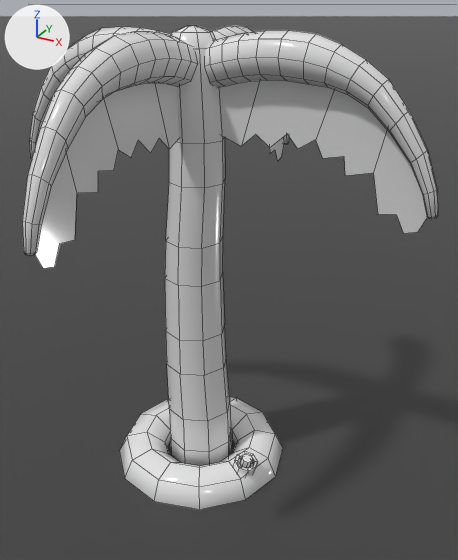
The Blender file Sources/Blend/SlapBros_Beach_Palm.blend: old version first, new version second.
Before and after are seen from a 50 mm camera at (5.18, -8.33, 7.81) aimed at (0.49, 0.19, 3.55). Lighting does not change. The marker at upper left points along +X, +Y and +Z. The picture after the commit comes second. Mesh edges are drawn as thin lines.

Names of what the first picture shows: 'Beach_Palm', 'Floor'.
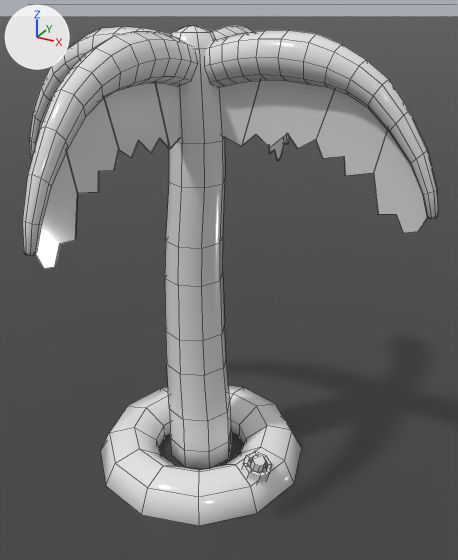
Pixel boxes (x1, y1, x2, y2) of what changed, in the pictures (458 x 560 px; the box of a moved part takes in the faces that stretch with it):
'Beach_Palm', reshaped: before (22, 25, 438, 510); after (22, 25, 438, 526)
part 1 of me_torus, added: after (36, 83, 179, 268)
part 2 of me_torus, moved or reshaped: before (119, 397, 283, 510); after (100, 385, 302, 526)

What changed in the scene script:
```text
Change me_torus:
    used by ob_beach_palm; location = (0.0, 0.0, 0.0)
    remove me_torus.from_pydata(...)  # 828 vertices, 723 faces; spans x -3.49..3.73, y -3.6..3.51, z -0.43..7.5
    add me_torus.from_pydata(...)  # 908 vertices, 739 faces; spans x -3.49..3.73, y -3.6..3.51, z -0.53..7.5
    me_torus part 1: the loose piece of 20 vertices spanning x -0.02, y -3.54..-0.17, z 4.91..6.91 is copied, and the copy is moved by (0.01, 0.0, 0.0); it spans x -0.01, y -3.54..-0.17, z 4.91..6.91
    me_torus part 2
    132 vertices move from x -1.56..1.56, y -1.57..1.55, z -0.43..0.62 to x -1.92..1.92, y -1.92..1.91, z -0.53..0.76
    other edits to the shape of me_torus do not show in these pictures
```
